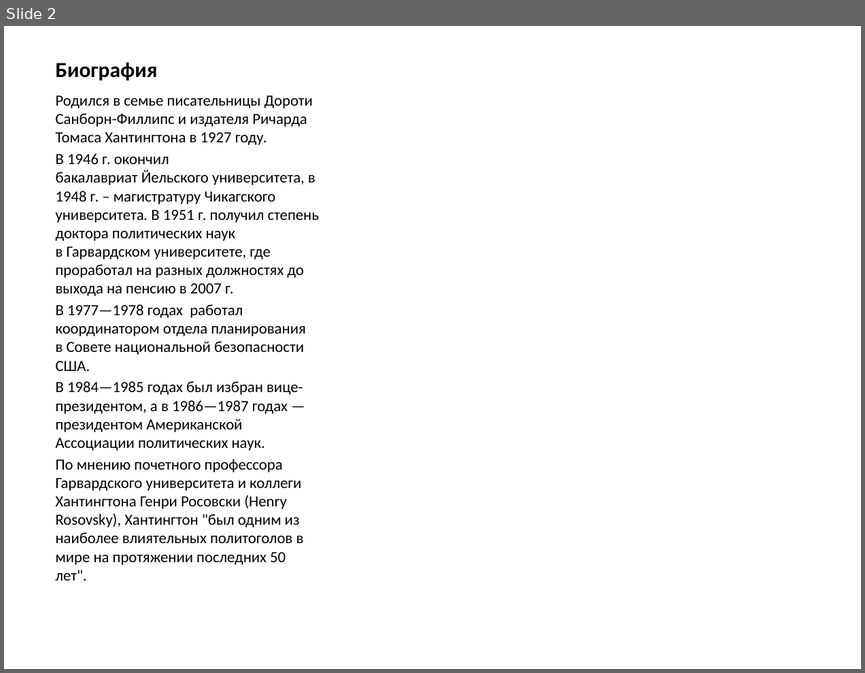
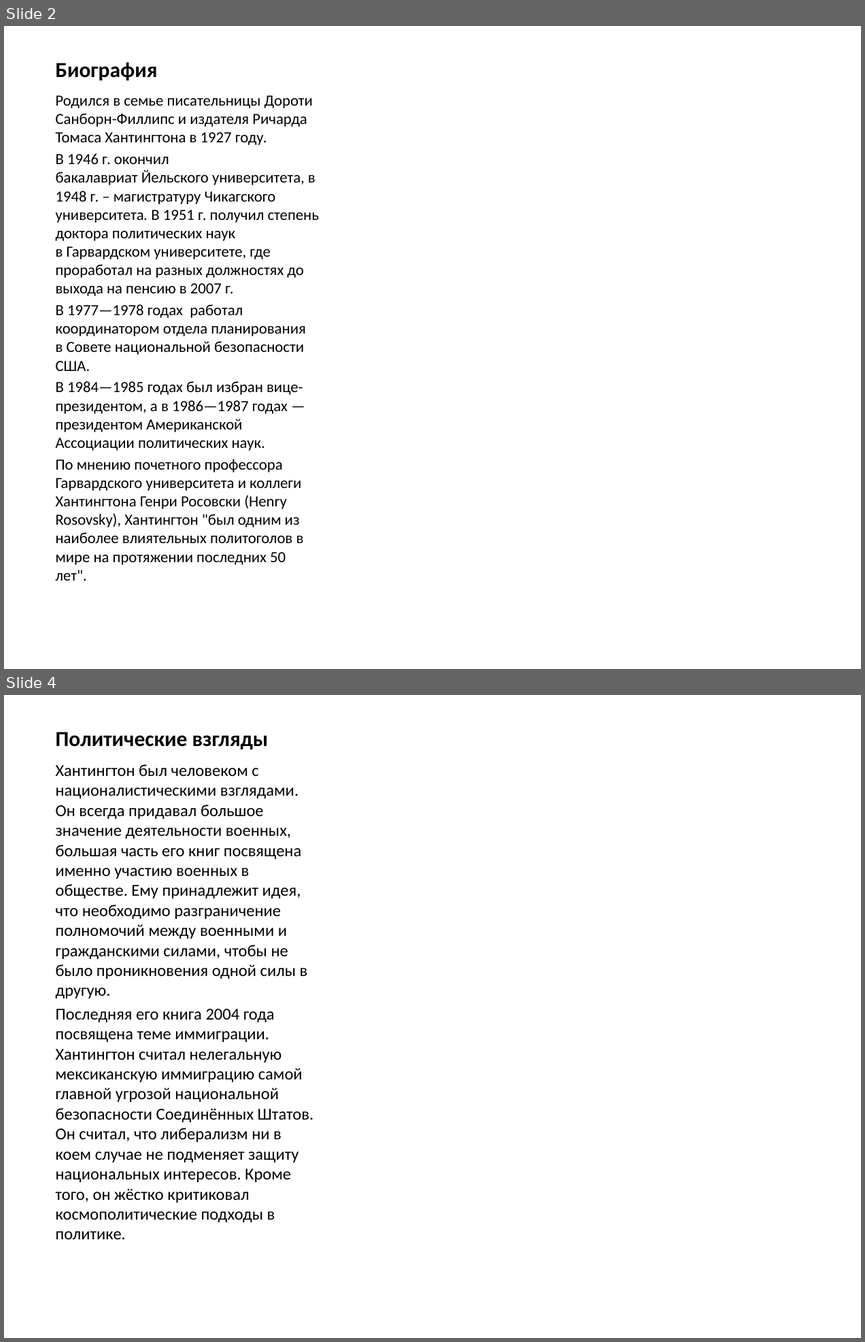
Before and after one commit to IAKalash/MyRep, a slide deck: Other/Сэмюэл Филлипс Хантингтон.pptx. Shown one above the other, each under a label of ours: slide 2 before the commit, slides 2 and 4 after it; the slides between them are not shown. The pictures are 865x673 and 865x1342 pixels, drawn with LibreOffice and Linux fonts; fonts in the diff are those of the drawing. Boxes give left, top, right and bottom in pixels: in the first picture for what was removed or moved away, otherwise in the second. Text is boxed around its words. In the diff, an @@ line names an element or a change of style, - is before the commit and + after.

```diff
--- a/Other/Сэмюэл Филлипс Хантингтон.pptx
+++ b/Other/Сэмюэл Филлипс Хантингтон.pptx
@@ slide 4 added at [4,695,861,1338], background #FFFFFF @@
@@ title added at [56,732,269,749], 18 pt, text #000000, bold @@
+Политические взгляды
@@ text added at [56,764,314,1239], 14 pt, text #000000 @@
+Хантингтон был человеком с националистическими взглядами. Он всегда придавал большое значение деятельности военных, большая часть его книг посвящена именно участию военных в обществе. Ему принадлежит идея, что необходимо разграничение полномочий между военными и гражданскими силами, чтобы не было проникновения одной силы в другую.
+Последняя его книга 2004 года посвящена теме иммиграции. Хантингтон считал нелегальную мексиканскую иммиграцию самой главной угрозой национальной безопасности Соединённых Штатов. Он считал, что либерализм ни в коем случае не подменяет защиту национальных интересов. Кроме того, он жёстко критиковал космополитические подходы в политике.
```
Also in this commit, not shown: 1 slide changed, 3 other slides added, 1 other file.
